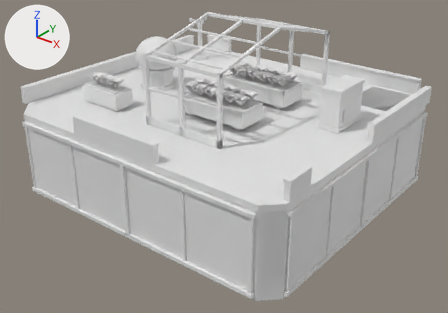
Renders of the OBJ model cloudbreak-array-r4/assets/tower-h-1.obj from each side of a commit.
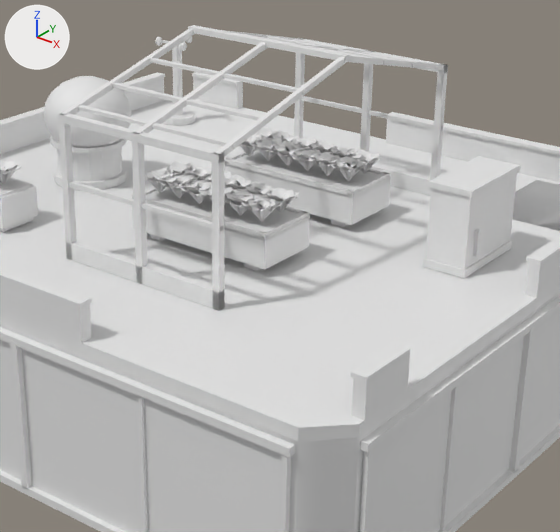
The first picture shows the older version from a camera (50 mm lens) standing at (12.78, -16.09, 7.84) and looking at (0.48, -0.71, -1.7). The close-ups show the older and then the newer version on the part from 26% to 86% of the width and 0% to 82% of the height of that picture. Only the edits that show in the close-ups are written down. Lighting does not change. The marker at upper left points along +X, +Y and +Z. Where no turn or scale is listed for an object, it has been applied to the vertices.

The scene before the commit, as lines of its bpy script (objects in view):
```python
me_tower_h_1 = bpy.data.meshes.new('tower-h-1')
me_tower_h_1.from_pydata(...)  # 3634 vertices, 4827 faces; spans x -5.72..5.72, y -5.22..5.22, z -2.97..3.08
ob_tower_h_1 = bpy.data.objects.new('tower-h-1', me_tower_h_1)
ob_tower_h_1.location = (0.0, 0.0, 0.0)
```
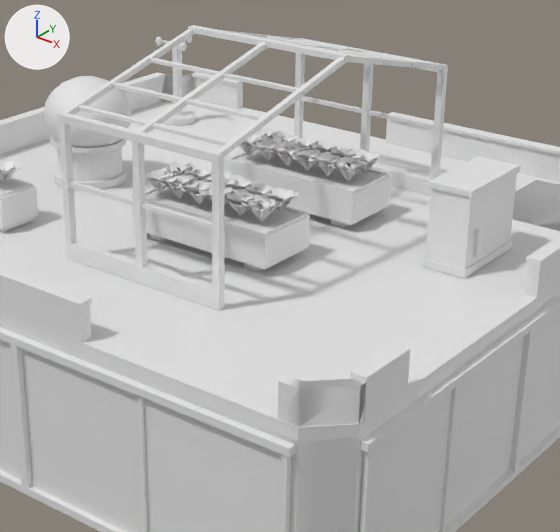
Diff of the bpy script that builds the scene:
```diff
--- a/cloudbreak-array-r4/assets/tower-h-1.obj.py
+++ b/cloudbreak-array-r4/assets/tower-h-1.obj.py
@@ me_tower_h_1 @@
 # used by ob_tower_h_1; location = (0.0, 0.0, 0.0)
-me_tower_h_1.from_pydata(...)  # 3634 vertices, 4827 faces; spans x -5.72..5.72, y -5.22..5.22, z -2.97..3.08
+me_tower_h_1.from_pydata(...)  # 4072 vertices, 5372 faces; spans x -5.72..5.72, y -5.22..5.22, z -2.97..3.08
+# me_tower_h_1 part 1: 438 vertices added at x -5.72..5.72, y -5.22..5.22, z -2.85..3.02
```

Where the change shows, as pixel boxes (x1, y1, x2, y2) in the close-ups (560 x 532 px):
part 1 of me_tower_h_1, added: after (0, 35, 560, 532)
